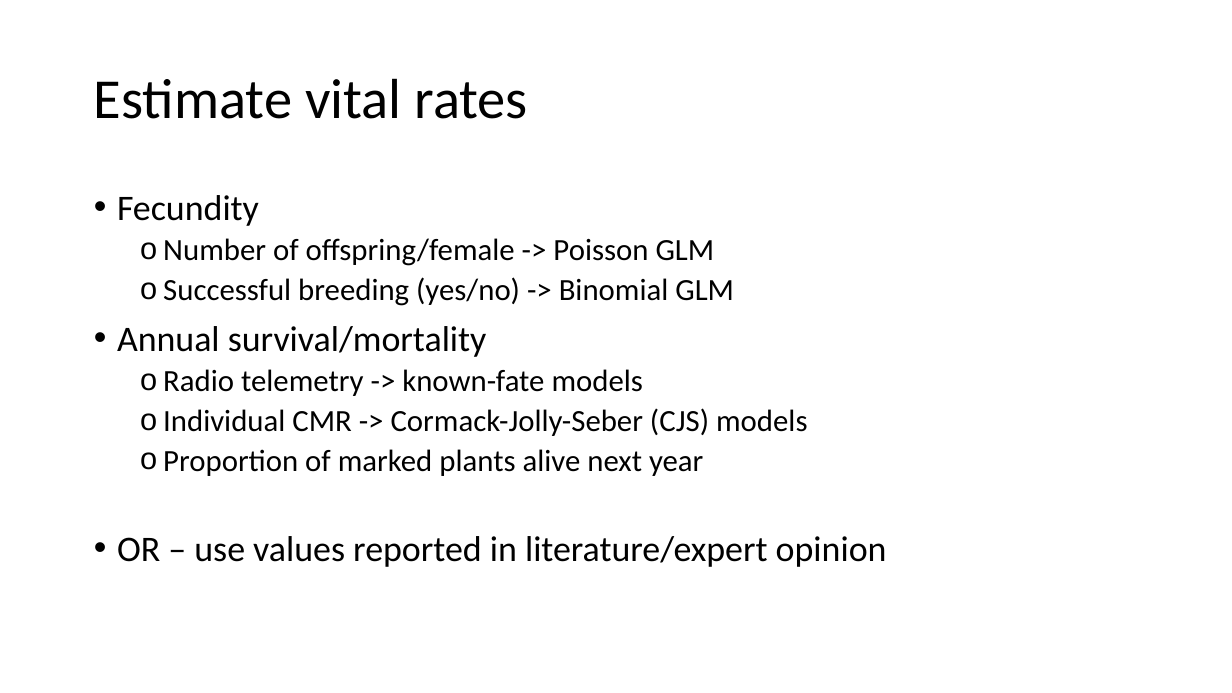
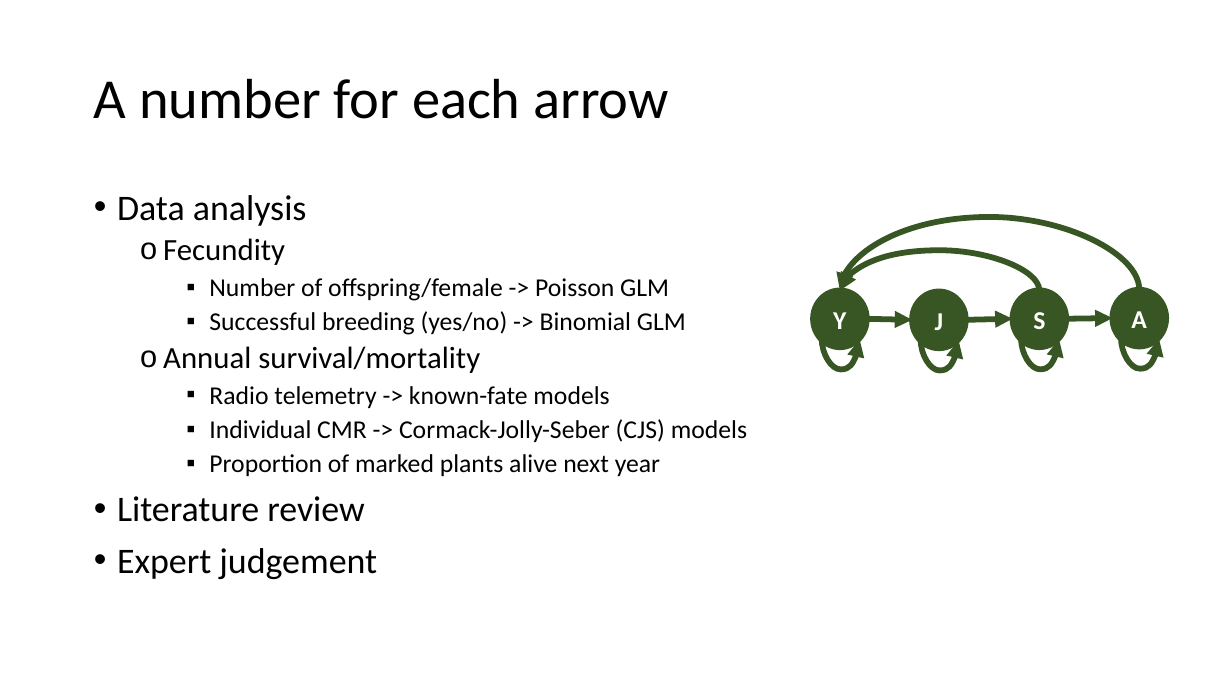
Before and after one commit to annamtucker/ssa-200, a slide deck: slide 10 of static/lectures/SSA_MatrixDemPVA.pptx (slide 8 before the commit). Drawn at 1232x693 pixels with LibreOffice and Linux fonts; fonts in the diff are those of the drawing; background and template pictures are left out. Boxes give left, top, right and bottom in pixels: in the first picture for what was removed or moved away, otherwise in the second. Text is boxed around its words. In the diff, an @@ line names an element or a change of style, - is before the commit and + after.

```diff
--- a/static/lectures/SSA_MatrixDemPVA.pptx
+++ b/static/lectures/SSA_MatrixDemPVA.pptx
@@ title at <box>94,78,668,119</box>: text changed @@
-Estimate vital rates
+A number for each arrow
@@ text at <box>117,195,307,226</box>: paragraph added @@
+• Data analysis
@@ text at <box>163,238,747,476</box>: size 28 to 24 pt in "Fecundity", "Annual survival/mortality"; size 24 to 20 pt in "Number of offspring/female -> Poisson GLM", "Successful breeding (yes/no) -> Binomial GLM", "Radio telemetry -> known-fate models", "Individual CMR -> Cormack-Jolly-Seber (CJS) models" and 1 more places; bullet • to o; list level 1 to 2 in "Fecundity"; bullet o to ▪; list level 2 to 3 in "Number of offspring/female -> Poisson ..."; list level 2 to 3 in "Successful breeding (yes/no) -> Binomial ..."; list level 1 to 2 in "Annual survival/mortality"; list level 2 to 3 in "Radio telemetry -> known-fate models"; list level 2 to 3 in "Individual CMR -> Cormack-Jolly-Seber (CJS) ..."; list level 2 to 3 in "Proportion of marked plants alive ..." @@
@@ curved arrow added from (1140, 290) to (840, 290), #385723 4.5 pt @@
@@ curved arrow added from (1040, 290) to (840, 290), #385723 4.5 pt @@
@@ ellipse added at <box>813,290,867,347</box>, fill #385723, outline #385723 4.5 pt, 20 pt, text #FFFFFF, bold @@
+Y
@@ ellipse added at <box>912,291,966,348</box>, fill #385723, outline #385723 4.5 pt, 20 pt, text #FFFFFF, bold @@
+J
@@ ellipse added at <box>1013,290,1067,347</box>, fill #385723, outline #385723 4.5 pt, 20 pt, text #FFFFFF, bold @@
+S
@@ ellipse added at <box>1113,290,1166,347</box>, fill #385723, outline #385723 4.5 pt, 20 pt, text #FFFFFF, bold @@
+A
@@ arrow added from (867, 319) to (912, 320), #385723 4.5 pt @@
@@ arrow added from (966, 320) to (1013, 319), #385723 4.5 pt @@
@@ arrow added from (1067, 319) to (1113, 318), #385723 4.5 pt @@
@@ curved arrow added from (822, 338) to (860, 339), #385723 4.5 pt @@
@@ curved arrow added from (921, 339) to (958, 341), #385723 4.5 pt @@
@@ curved arrow added from (1021, 338) to (1059, 339), #385723 4.5 pt @@
@@ curved arrow added from (1121, 337) to (1159, 339), #385723 4.5 pt @@
@@ text at <box>117,496,377,579</box>: text changed @@
-• OR – use values reported in literature/expert opinion
+• Literature review
+• Expert judgement
```
Also in this commit, not shown: 16 other slides changed, 37 slides added, 22 slides removed, 15 other files.
